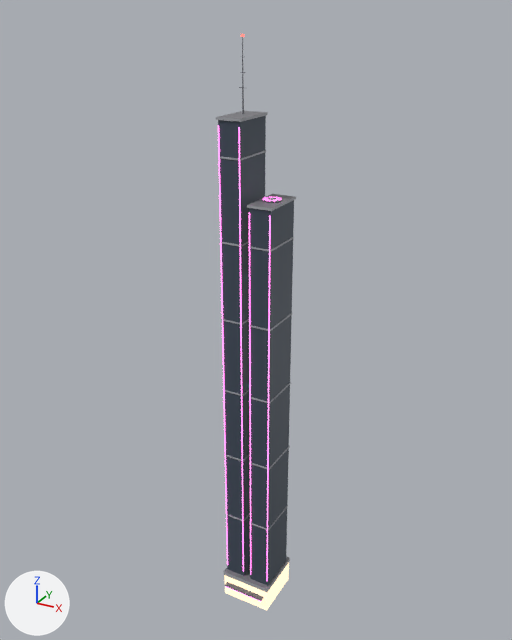
The glTF model assets/future/models/neon_city/s12_twin.glb: old version first, new version second.
The view is the same before and after, from a camera (50 mm lens) standing at (66.8, -122.1, 135.2) and looking at (-1.5, 2.2, 73.0). Every picture has the same lights, and +X, +Y and +Z are marked at lower left. The older version comes first. Vertices at exactly the same position are counted once.

Script lines for the objects in view, before the commit:
```python
me_s12_twin = bpy.data.meshes.new('s12_twin')
me_s12_twin.from_pydata(...)  # 484 vertices, 712 faces; spans x -6.2..6.2, y -7.4..6.2, z 0.0..130.8
me_s12_twin.materials.append(mat_fa_b)  # dark blue #3f4b59
me_s12_twin.materials.append(mat_shop)  # beige #cbb395, glowing beige #ffe1bc
me_s12_twin.materials.append(mat_roof)  # grey #7c7c81
me_s12_twin.materials.append(mat_trim)  # grey #a6a8ad
me_s12_twin.materials.append(mat_metal)  # dark grey #595961
me_s12_twin.materials.append(mat_glass)  # dark blue #303845
me_s12_twin.materials.append(mat_neon_c)  # cyan #6cf9ff, glowing cyan #6cf9ff
me_s12_twin.materials.append(mat_neon_m)  # pink #ff7ce1, glowing pink #ff7ce1
me_s12_twin.materials.append(mat_beacon)  # red #ff6159, glowing red #ff6159
ob_s12_twin = bpy.data.objects.new('s12_twin', me_s12_twin)
ob_s12_twin.location = (0.0, 0.0, 0.0)
```
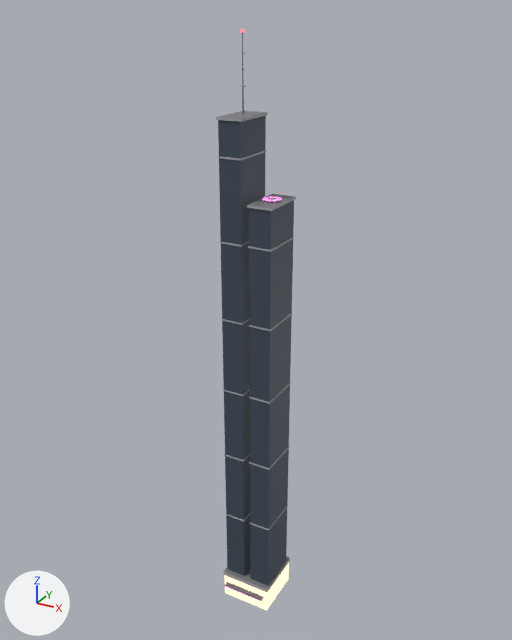
Where the change shows, as pixel boxes (x1, y1, x2, y2) in the pictures (512 x 640 px):
's12_twin', reshaped
    before: (216, 34, 296, 610)
    after: (216, 29, 296, 610)
part 1 of me_s12_twin, deleted (pink)
    before: (238, 127, 244, 572)
part 2 of me_s12_twin, deleted (pink)
    before: (249, 213, 251, 575)
part 3 of me_s12_twin, deleted (pink)
    before: (266, 216, 271, 581)
part 4 of me_s12_twin, deleted
    before: (218, 125, 228, 565)

The change in detail:
me_s12_twin is used by ob_s12_twin; location (0.0, 0.0, 0.0).
me_s12_twin had 484 vertices, 712 faces and spanned x -6.2..6.2, y -7.4..6.2, z 0.0..130.8.
me_s12_twin now has 452 vertices, 664 faces and spans x -6.2..6.2, y -7.3..6.2, z 0.0..131.6.
me_s12_twin part 1: the loose piece of 8 vertices spanning x -1.1..-0.9, y -5.2..-5.0, z 8.5..115.0 is deleted.
me_s12_twin part 2: the loose piece of 8 vertices spanning x 0.9..1.1, y -5.2..-5.0, z 8.5..99.0 is deleted.
me_s12_twin part 3: the loose piece of 8 vertices spanning x 5.4..5.7, y -5.2..-5.0, z 8.5..99.0 is deleted.
me_s12_twin part 4: the loose piece of 8 vertices spanning x -5.7..-5.4, y -5.2..-5.0, z 8.5..115.0 is deleted.
Other edits to the shape of me_s12_twin do not show in these pictures.
